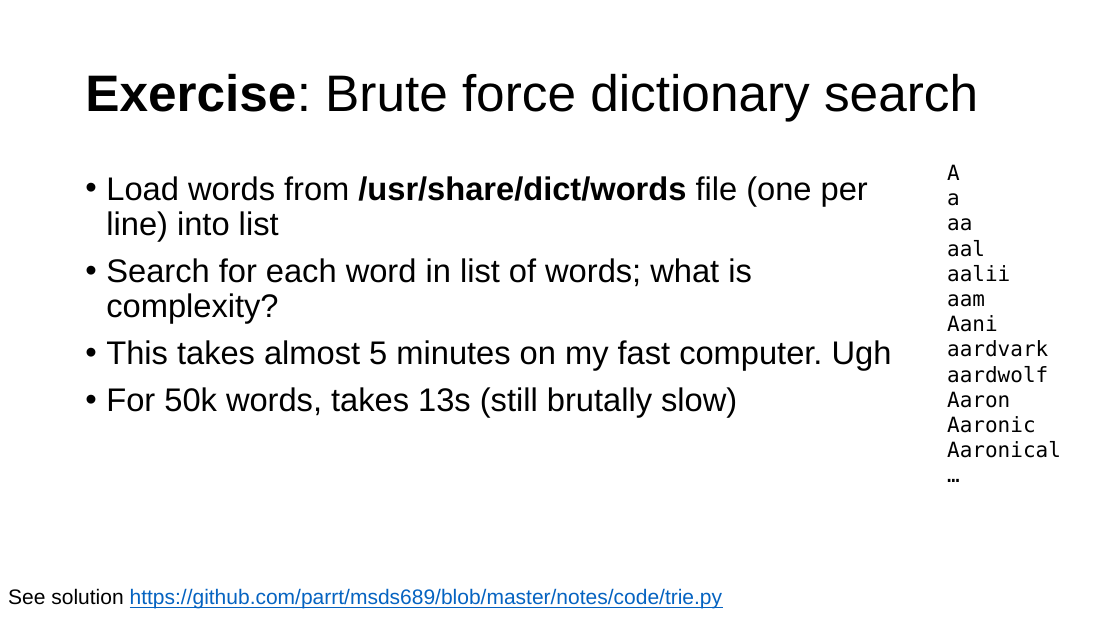
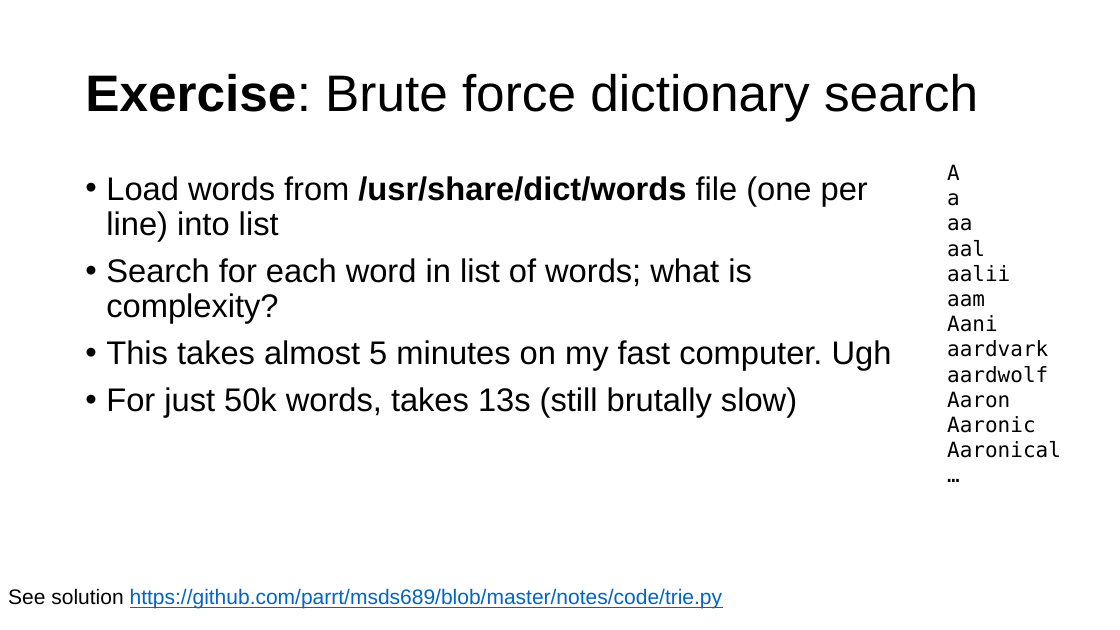
Before and after one commit to parrt/msds689, a slide deck: slide 22 of notes/searching.pptx. Drawn at 1120x630 pixels with LibreOffice and Linux fonts; fonts in the diff are those of the drawing; background and template pictures are left out. Boxes give left, top, right and bottom in pixels: in the first picture for what was removed or moved away, otherwise in the second. Text is boxed around its words. In the diff, an @@ line names an element or a change of style, - is before the commit and + after.

```diff
--- a/notes/searching.pptx
+++ b/notes/searching.pptx
@@ text at [106,387,797,417]: text changed @@
-• For 50k words, takes 13s (still brutally slow)
+• For just 50k words, takes 13s (still brutally slow)
```
Also in this commit, not shown: 7 other slides changed, 1 other file.
